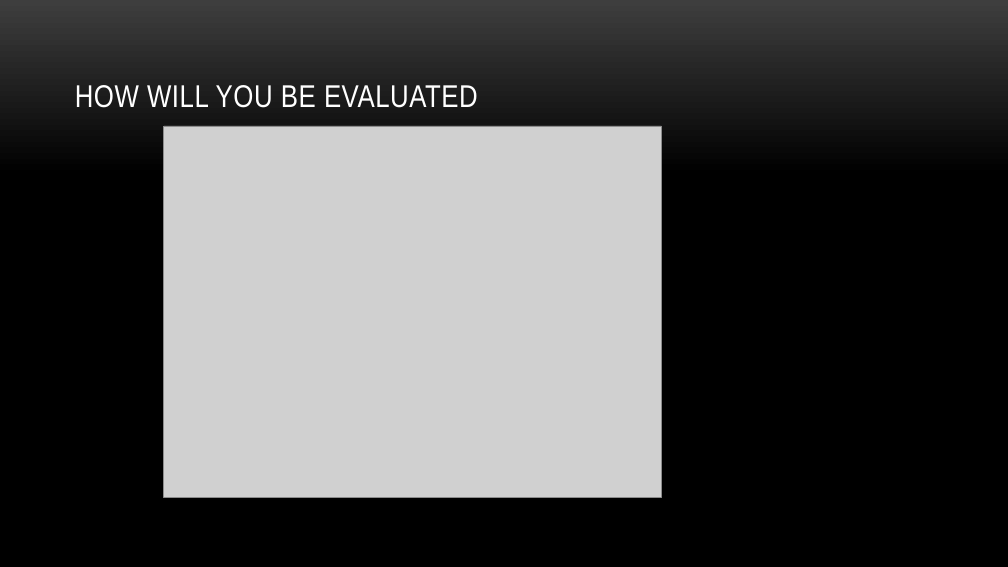
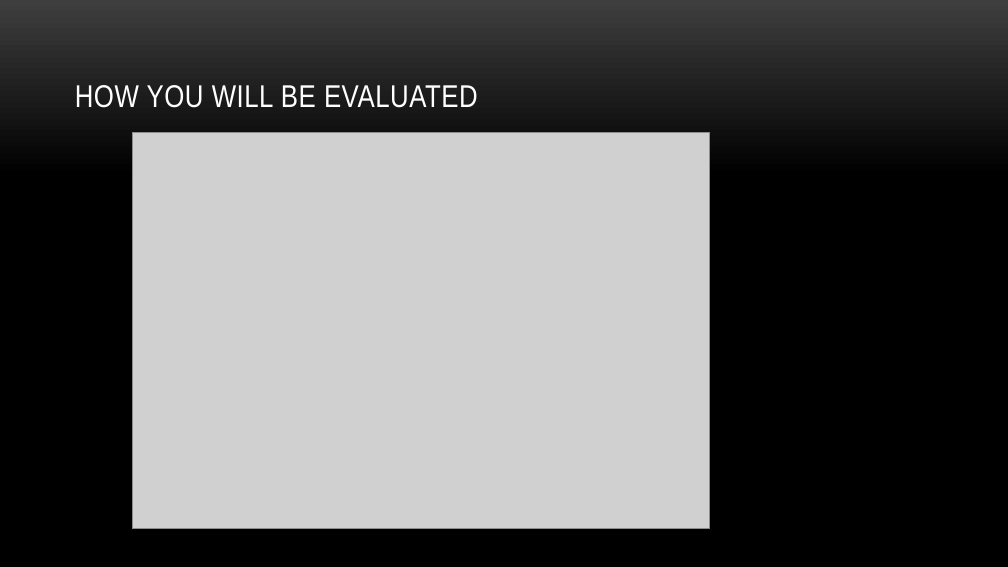
Before and after one commit to myuwbclasses/IntroGameDevelopment, a slide deck: slide 16 of PPT/Intro.pptx. Drawn at 1008x567 pixels with LibreOffice and Linux fonts; fonts in the diff are those of the drawing; grey boxes stand for pictures; background and template pictures are left out. Boxes give left, top, right and bottom in pixels: in the first picture for what was removed or moved away, otherwise in the second. Text is boxed around its words. In the diff, an @@ line names an element or a change of style, - is before the commit and + after.

```diff
--- a/PPT/Intro.pptx
+++ b/PPT/Intro.pptx
@@ title at (75, 85, 478, 108): text changed @@
-HOW WILL YOU BE EVALUATED
+HOW YOU WILL BE EVALUATED
@@ picture: place and size @@
-picture at (164, 126, 662, 498)
+picture at (132, 132, 710, 529)
```
